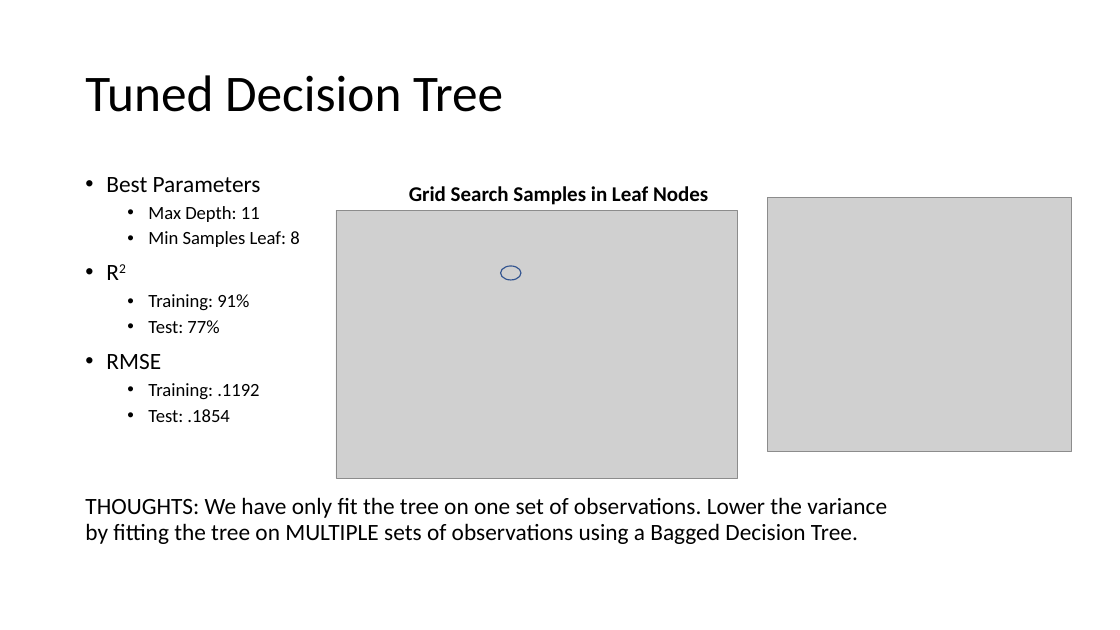
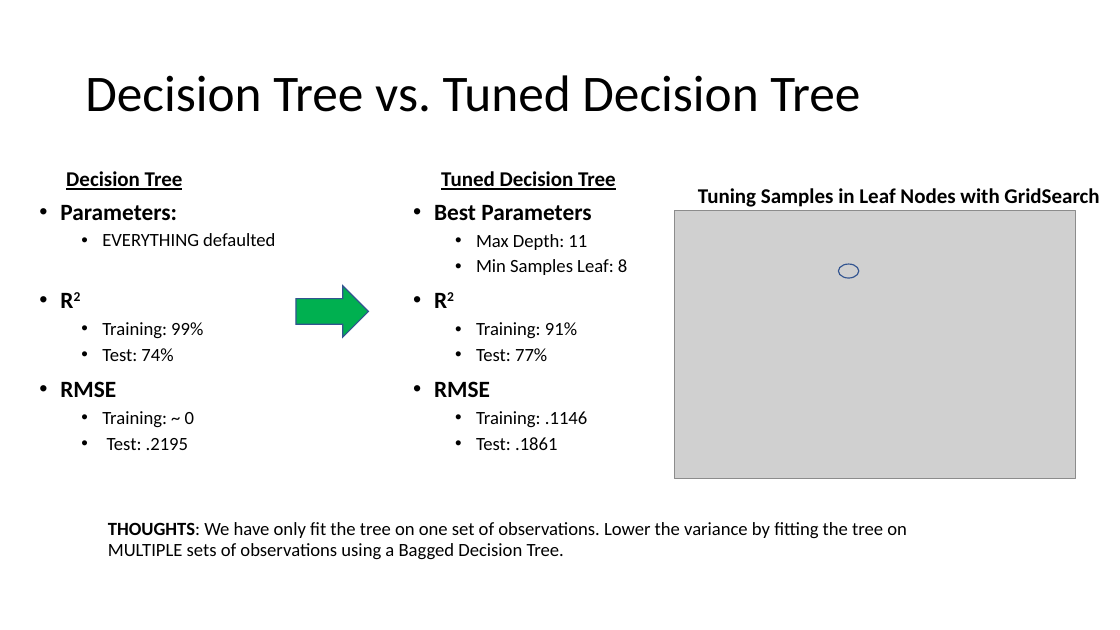
Before and after one commit to reflexiveprophecy/Kaggle_Predict_Ames_Iowa_Housing_Prices, a slide deck: slide 3 of Tree Based Models.pptx (slide 4 before the commit). Drawn at 1120x630 pixels with LibreOffice and Linux fonts; fonts in the diff are those of the drawing; grey boxes stand for pictures. Boxes give left, top, right and bottom in pixels: in the first picture for what was removed or moved away, otherwise in the second. Text is boxed around its words. In the diff, an @@ line names an element or a change of style, - is before the commit and + after.

```diff
--- a/Tree Based Models.pptx
+++ b/Tree Based Models.pptx
@@ title at (85,75,860,112): text changed @@
-Tuned Decision Tree
+Decision Tree vs. Tuned Decision Tree
@@ text added at (66,171,183,190), 18 pt, text #000000, bold, underline @@
+Decision Tree
@@ text added at (441,171,616,190), 18 pt, text #000000, bold, underline @@
+Tuned Decision Tree
@@ text added at (60,205,275,450), 16 pt, text #000000 @@
+• Parameters:
+  • EVERYTHING defaulted
+• R2
+  • Training: 99%
+  • Test: 74%
+• RMSE
+  • Training: ~ 0
+  • Test: .2195
@@ text "Best Parameters": place and size @@
-text "Best Parameters" at (106,177,299,422)
+text "Best Parameters" at (434,205,627,450)
@@ text at (434,205,591,397): bold on in "Best Parameters", "R2", "RMSE" @@
@@ text at (698,188,1099,207): text changed @@
-Grid Search Samples in Leaf Nodes
+Tuning Samples in Leaf Nodes with GridSearch
@@ picture removed at (767,197,1072,451) @@
@@ picture: place and size @@
-picture at (336,210,738,478)
+picture at (675,211,1076,479)
@@ ellipse: place and size @@
-ellipse at (501,266,521,281)
+ellipse at (839,264,859,278)
@@ right arrow added at (296,286,368,337), fill #00B050, outline #325491 1 pt @@
@@ text at (476,411,587,450): text changed @@
-  • Training: .1192
-  • Test: .1854
+  • Training: .1146
+  • Test: .1861
@@ text "THOUGHTS: We have only fit ...": place and size @@
-text "THOUGHTS: We have only fit ..." at (85,497,887,544)
+text "THOUGHTS: We have only fit ..." at (108,522,907,560)
@@ text "THOUGHTS: We have only fit ..." at (108,522,907,560): size 20 to 16 pt; bold on in "THOUGHTS:" @@
```
Also in this commit, not shown: 7 other slides changed, 1 slide added, 1 slide removed, 3 other files.
